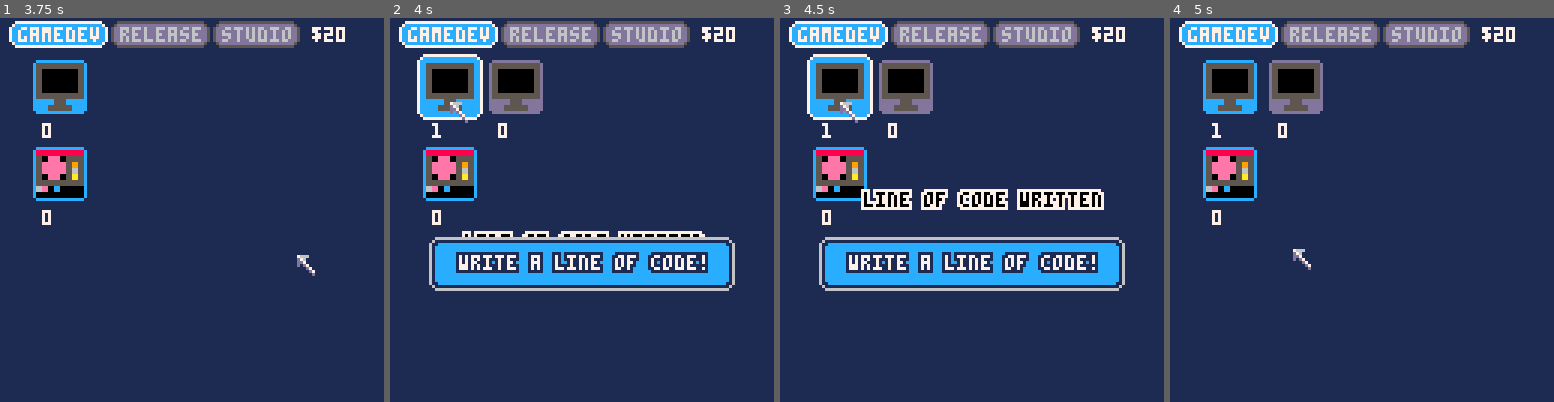
Above: before the commit, frames 1-4 (left to right).
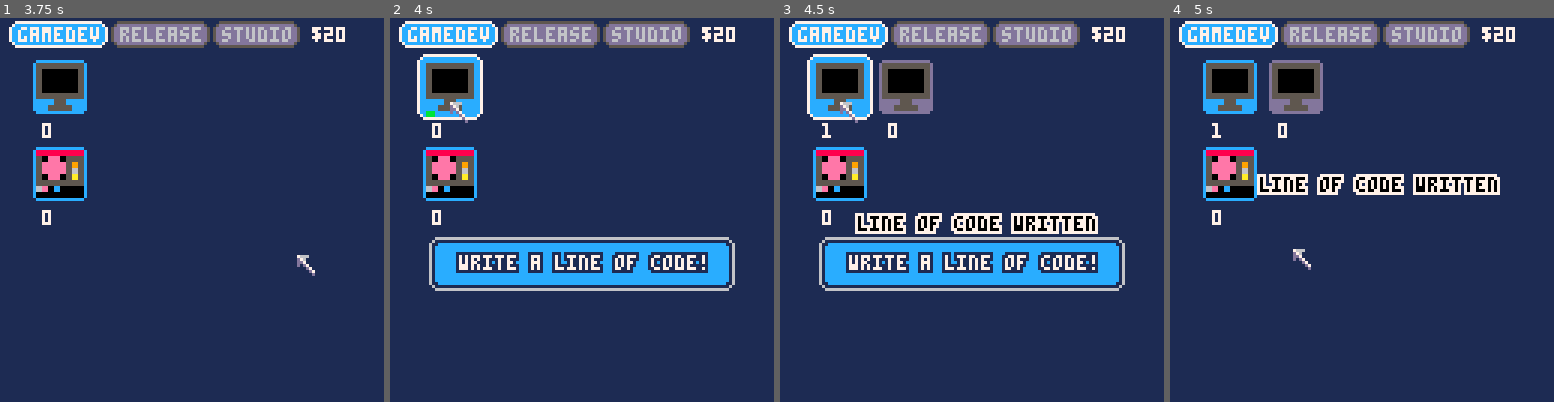
Above: after the commit, the same moments.

Repository: wesen/carts
Game: PICO-8 cartridge games/gamedevgame/gamedevgame.p8
Two runs of this game, one before a commit and one after it. Both use one fixed random seed, a clock stepped at 60 frames per second and the inputs below.
Inputs (mouse positions are in pixels of both pictures, inside the frame that each line leads up to):
- Up to frame 1 (3.75 s): click (280, 121) at 0.67 s; click (46, 267) at 1.22 s; click (107, 114) at 1.77 s; click (172, 259) at 2.32 s; click (234, 106) at 2.87 s; click (295, 256) at 3.42 s
- Up to frame 2 (4 s): click (451, 102) at 3.97 s
- Up to frame 3 (4.5 s): no input
- Up to frame 4 (5 s): click (1292, 248) at 4.52 s

Frame 1 is identical in both runs. In frame 2, 3.0% of the frame differs, in the area x 9-83%, y 10-58%; in frame 3, 5.9%, in the area x 19-85%, y 44-57%; in frame 4, 2.9%.

Commit message:
Put timescale back to 1

Diff:
--- a/games/gamedevgame/gamedevgame.lua
+++ b/games/gamedevgame/gamedevgame.lua
@@ -1,5 +1,5 @@
 glb_debug=true
-glb_timescale=10
+glb_timescale=1
 
 --#include oo
 --#include helpers
--- a/games/gamedevgame/gamedevgame.p8
+++ b/games/gamedevgame/gamedevgame.p8
@@ -2,7 +2,7 @@
 version 16
 __lua__
 glb_debug=true
-glb_timescale=10
+glb_timescale=1
 
 function class (init)
   local c = {}
